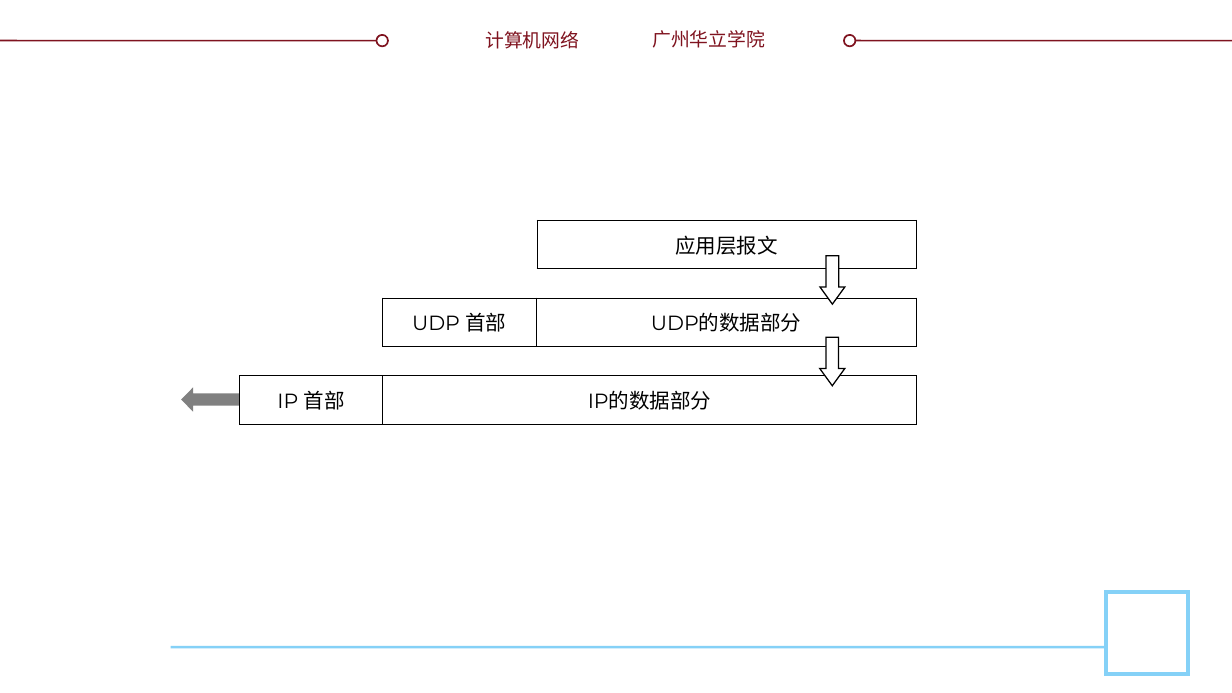
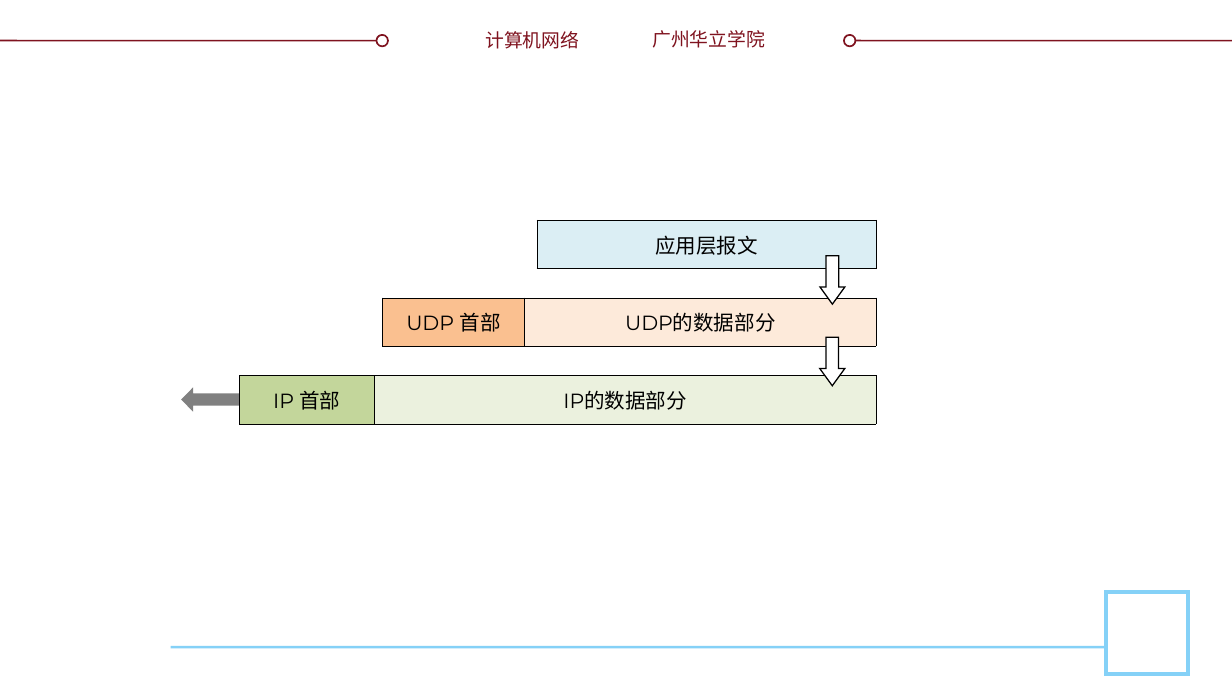
Before and after one commit to glplaman/glplaman.github.io, a slide deck: slide 25 of network/ppt/chap5.pptx. Drawn at 1232x693 pixels with LibreOffice and Linux fonts; fonts in the diff are those of the drawing; background and template pictures are left out. Boxes give left, top, right and bottom in pixels: in the first picture for what was removed or moved away, otherwise in the second. Text is boxed around its words. In the diff, an @@ line names an element or a change of style, - is before the commit and + after.

```diff
--- a/network/ppt/chap5.pptx
+++ b/network/ppt/chap5.pptx
@@ table at (537,221,877,269) @@
@@ fill none to #DBEEF4 in row 1, column 1 @@
@@ table: place and size @@
-table at (537,221,917,269)
+table at (537,221,877,269)
@@ table at (383,298,877,346) @@
@@ fill none to #FAC090 in row 1, column 1 @@
@@ fill none to #FDEADA in row 1, column 2 @@
@@ table: place and size @@
-table at (383,298,917,346)
+table at (383,298,877,346)
@@ table at (239,376,876,424) @@
@@ fill none to #C3D69B in row 1, column 1 @@
@@ fill none to #EBF1DE in row 1, column 2 @@
@@ table: place and size @@
-table at (239,376,915,424)
+table at (239,376,876,424)
```
Also in this commit, not shown: 17 other slides changed, 3 slides added, 10 other files.
